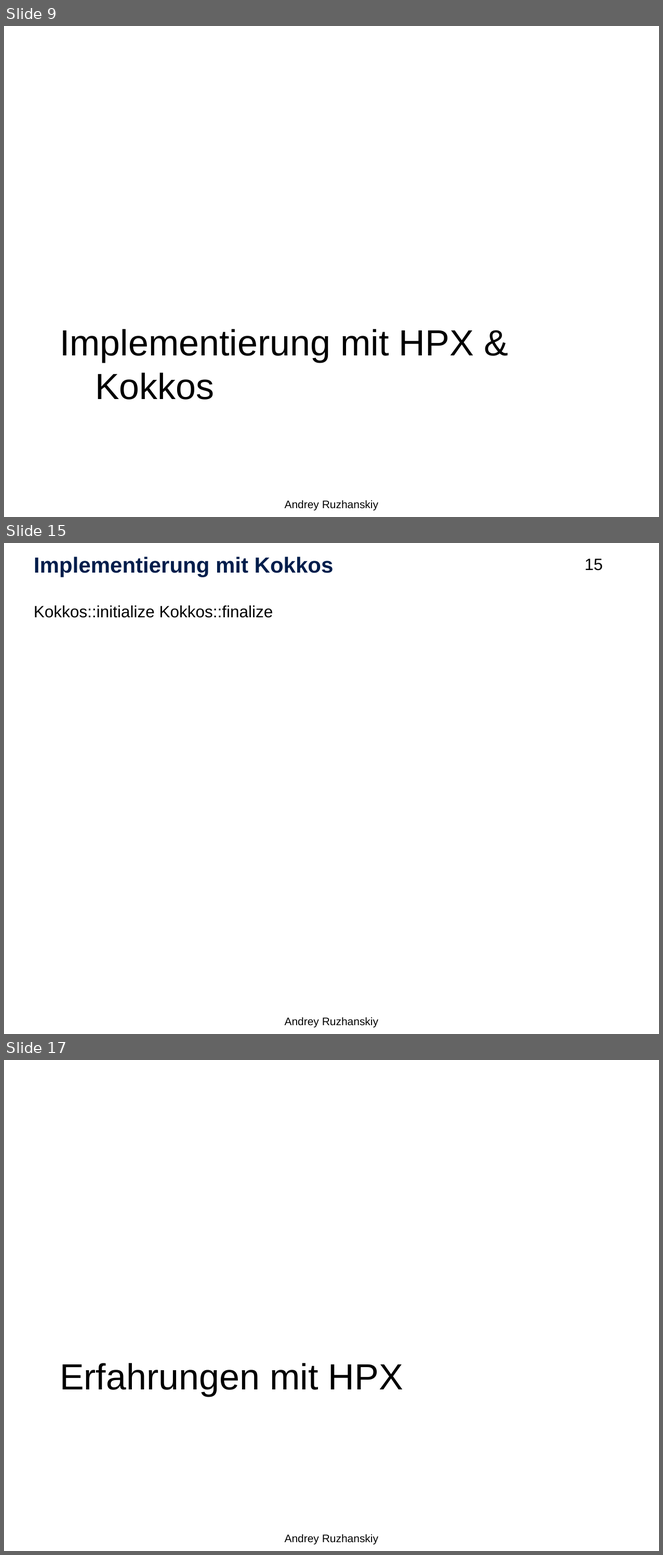
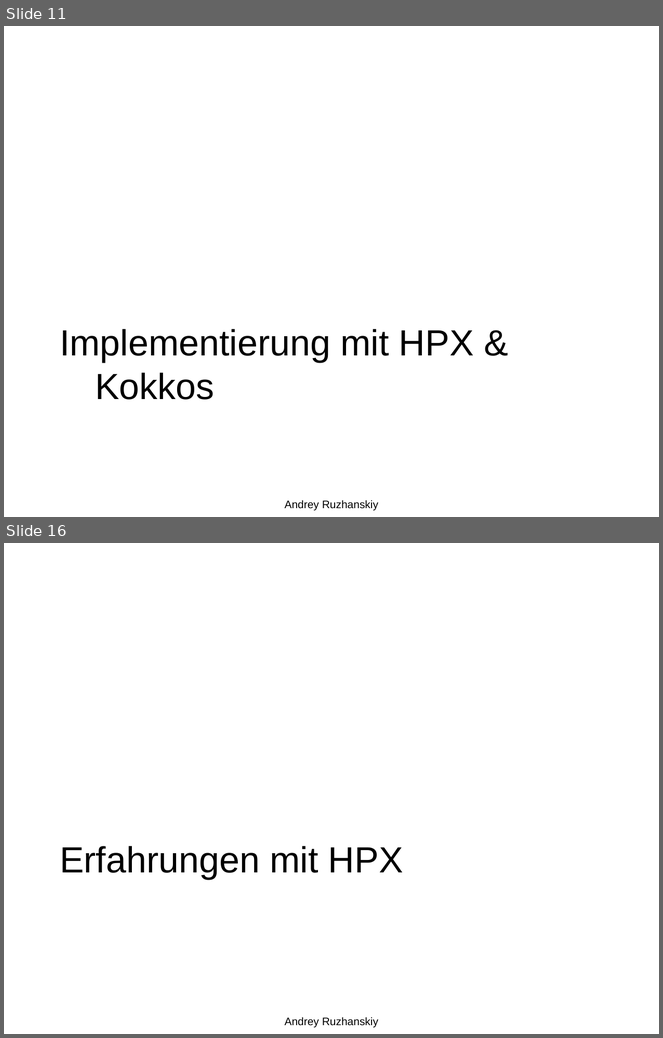
Before and after one commit to Setahero/HPC_Kokkos_HS, a slide deck: Hauptseminar HPC.pptx. Shown one above the other, each under a label of ours: slides 9, 15 and 17 before the commit, slides 11 and 16 after it; the slides between them are not shown. The pictures are 663x1555 and 663x1038 pixels, drawn with LibreOffice and Linux fonts; fonts in the diff are those of the drawing; background and template pictures are left out. Boxes give left, top, right and bottom in pixels: in the first picture for what was removed or moved away, otherwise in the second. Text is boxed around its words. In the diff, an @@ line names an element or a change of style, - is before the commit and + after.

```diff
--- a/Hauptseminar HPC.pptx
+++ b/Hauptseminar HPC.pptx
@@ slide 15 removed at box(4, 543, 659, 1034), background picture (left out) @@
@@ title removed at box(34, 557, 334, 577) @@
-Implementierung mit Kokkos
@@ page number removed at box(585, 559, 603, 571) @@
-15
@@ text removed at box(34, 605, 273, 618) @@
-Kokkos::initialize Kokkos::finalize
@@ text removed at box(285, 1017, 378, 1028) @@
-Andrey Ruzhanskiy
@@ what was slide 9 is now slide 11 @@
@@ what was slide 17 is now slide 16 @@
```
Also in this commit, not shown: 11 slides changed, 2 slides added, 2 other slides removed.
